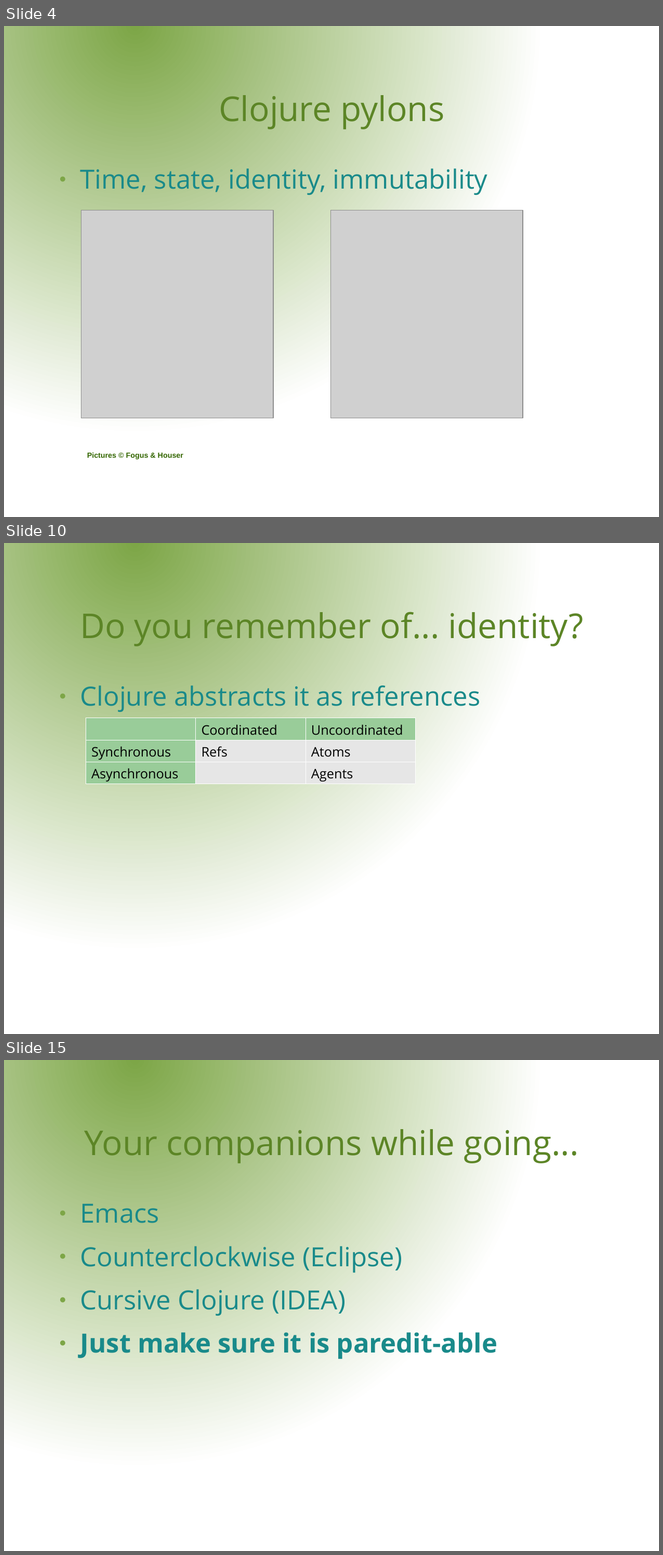
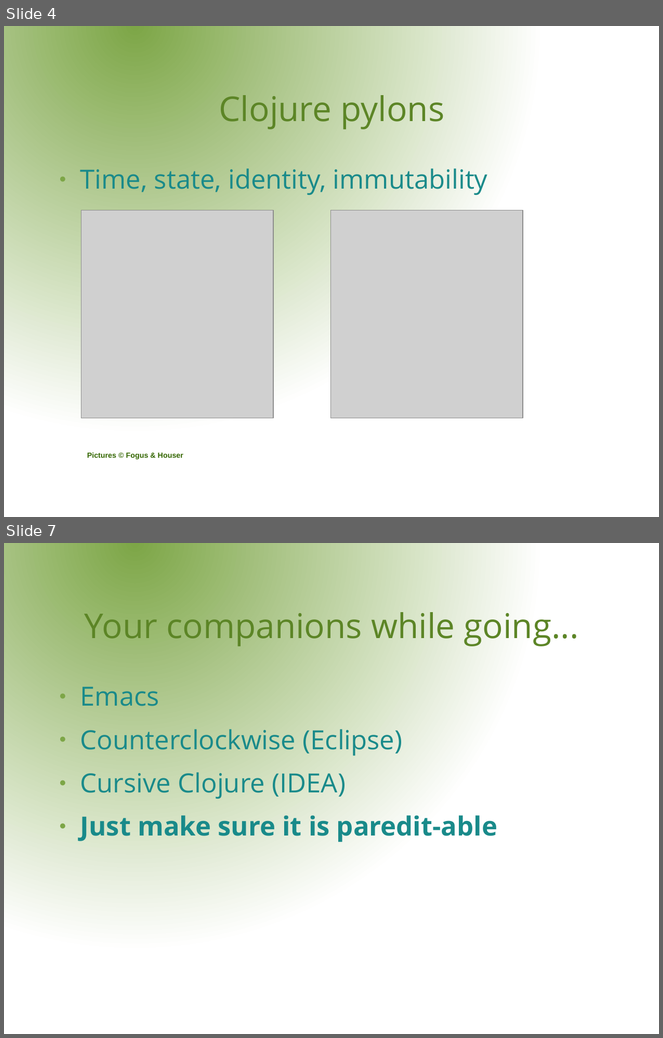
Before and after one commit to rssole/voxxed, a slide deck: resources/presentation/VoxxedDays.odp. Shown one above the other, each under a label of ours: slides 4, 10 and 15 before the commit, slides 4 and 7 after it; the slides between them are not shown. The pictures are 663x1555 and 663x1038 pixels, drawn with LibreOffice and Linux fonts; fonts in the diff are those of the drawing; grey boxes stand for pictures; background and template pictures are left out. Boxes give left, top, right and bottom in pixels: in the first picture for what was removed or moved away, otherwise in the second. Text is boxed around its words. In the diff, an @@ line names an element or a change of style, - is before the commit and + after.

```diff
--- a/resources/presentation/VoxxedDays.odp
+++ b/resources/presentation/VoxxedDays.odp
@@ slide 10 removed at (x1=4, y1=543, x2=659, y2=1034), background gradient #7DA647 to #FFFFFF @@
@@ title removed at (x1=80, y1=612, x2=584, y2=647) @@
-Do you remember of... identity?
@@ text removed at (x1=80, y1=685, x2=480, y2=712) @@
-● Clojure abstracts it as references
@@ table removed at (x1=86, y1=718, x2=415, y2=790), 3 rows, 3 columns @@
- | Coordinated | Uncoordinated
-Synchronous | Refs | Atoms
-Asynchronous |  | Agents
@@ what was slide 15 is now slide 7 @@
```
Also in this commit, not shown: 2 slides changed, 1 slide added, 7 other slides removed, 7 other files.
